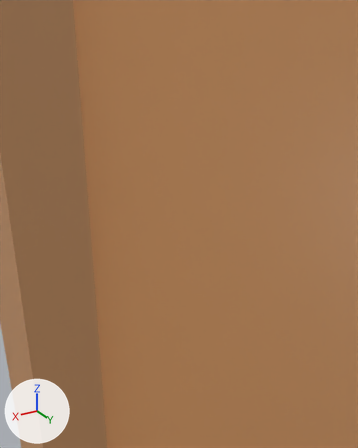
The Blender file Assets/Models/FullDoor.blend, before and after one commit.
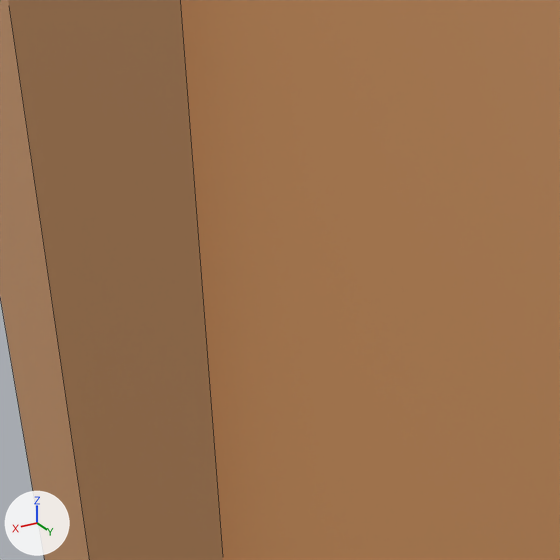
There are two pictures of each version: one from a camera (50 mm lens) standing at (0.703, 0.593, 1.213) and looking at (0.352, 0.008, 0.921), one close up on the part from 0% to 75% of the width and 40% to 100% of the height. Lighting does not change. The marker at lower left points along +X, +Y and +Z. The close-ups show mesh edges as thin lines.

The scene before the commit, as lines of its bpy script (objects in view):
```python
me_cube_005 = bpy.data.meshes.new('Cube.005')
me_cube_005.from_pydata(...)  # a box spanning x -1.0..1.0, y -1.0..1.0, z -1.0..1.0
me_cube_005.materials.append(mat_doormaterial)  # orange #f3af72
me_cube_010 = bpy.data.meshes.new('Cube.010')
me_cube_010.from_pydata(...)  # a box spanning x -1.0..1.0, y -1.0..1.0, z -1.0..1.0
me_cube_010.materials.append(mat_doorframe)  # orange #cf9969
ob_door_001 = bpy.data.objects.new('Door.001', me_cube_005)
ob_door_001.location = (0.0286, 0.0107, 0.7955)
ob_door_001.rotation_euler = (0.0, 0.0, -1.571)  # degrees (0, 0, -90)
ob_door_001.scale = (0.0566, 0.497, 0.932)
ob_doorframe_002 = bpy.data.objects.new('DoorFrame.002', me_cube_010)
ob_doorframe_002.location = (0.0281, 0.0107, 0.7291)
ob_doorframe_002.rotation_euler = (0.0, 0.0, -1.571)  # degrees (0, 0, -90)
ob_doorframe_002.scale = (0.0924, 0.582, 1.07)
_m = ob_doorframe_002.modifiers.new('Boolean', 'BOOLEAN')
_m.object = ob_doorhole_002
```
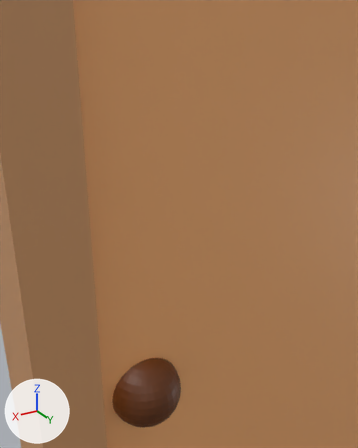
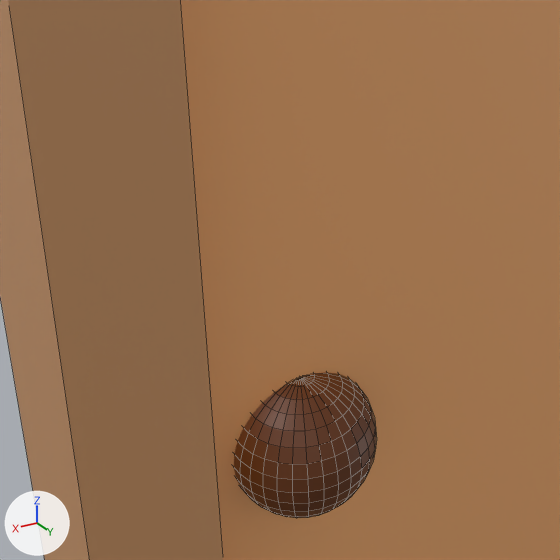
Where the change shows, as pixel boxes (x1, y1, x2, y2) in the close-ups (560 x 560 px):
'DoorKnob.002', added (brown): after (234, 372, 377, 518)

Patch to the scene script:
```diff
--- a/Assets/Models/FullDoor.blend.py
+++ b/Assets/Models/FullDoor.blend.py
@@ mat_knobmaterial_001 @@
+mat_knobmaterial_001 = principled_material('KnobMaterial.001')
+mat_knobmaterial_001.base_color = (0.117, 0.0284, 0.00152)  # brown #602f05
@@ me_sphere_002 @@
+me_sphere_002.from_pydata(...)  # a UV sphere (32 segments, 16 rings, poles along z) spanning x -1.0..1.0, y -1.0..1.0, z -1.0..1.0
+me_sphere_002.materials.append(mat_knobmaterial_001)  # brown #602f05
@@ ob_doorknob_002 @@
+ob_doorknob_002 = bpy.data.objects.new('DoorKnob.002', me_sphere_002)
+ob_doorknob_002.location = (0.4457, 0.065, 0.6954)
+ob_doorknob_002.rotation_euler = (0.0, 0.0, -3.142)  # degrees (0, 0, -180)
+ob_doorknob_002.scale = (0.054, 0.054, 0.054)
```
